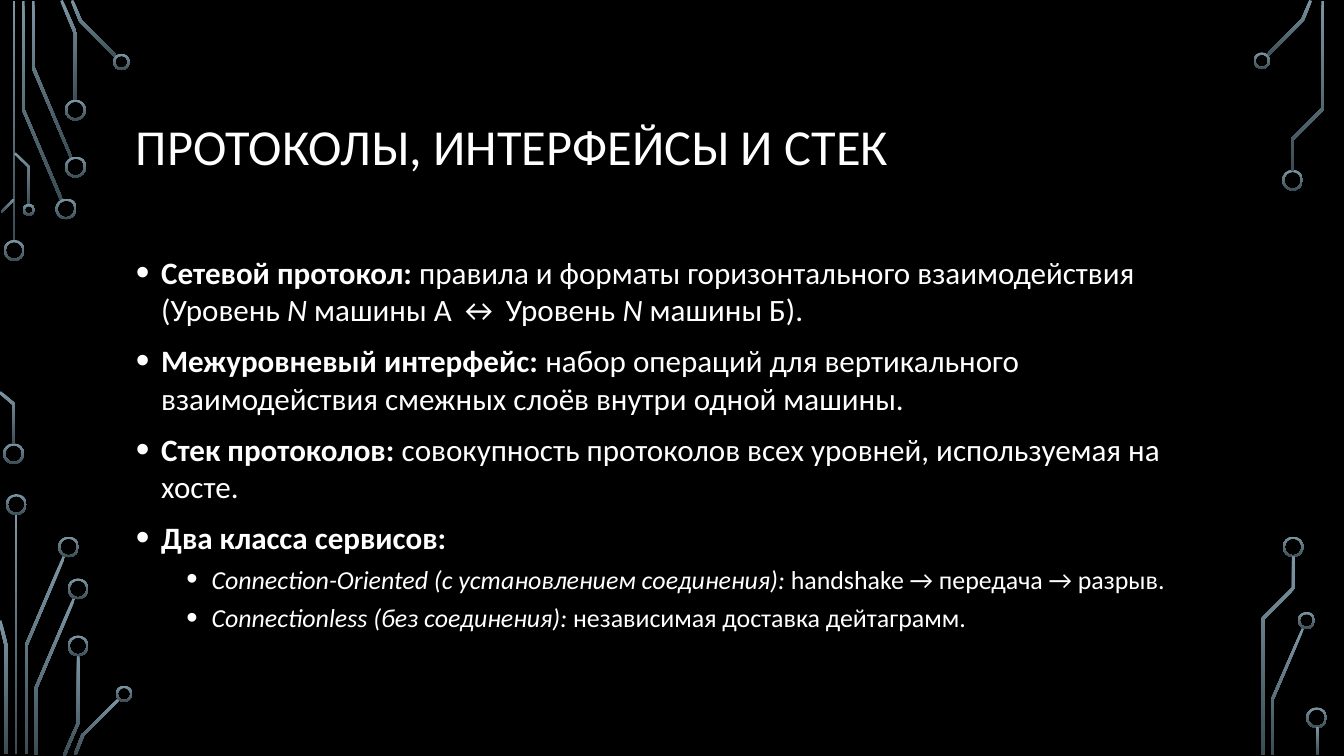
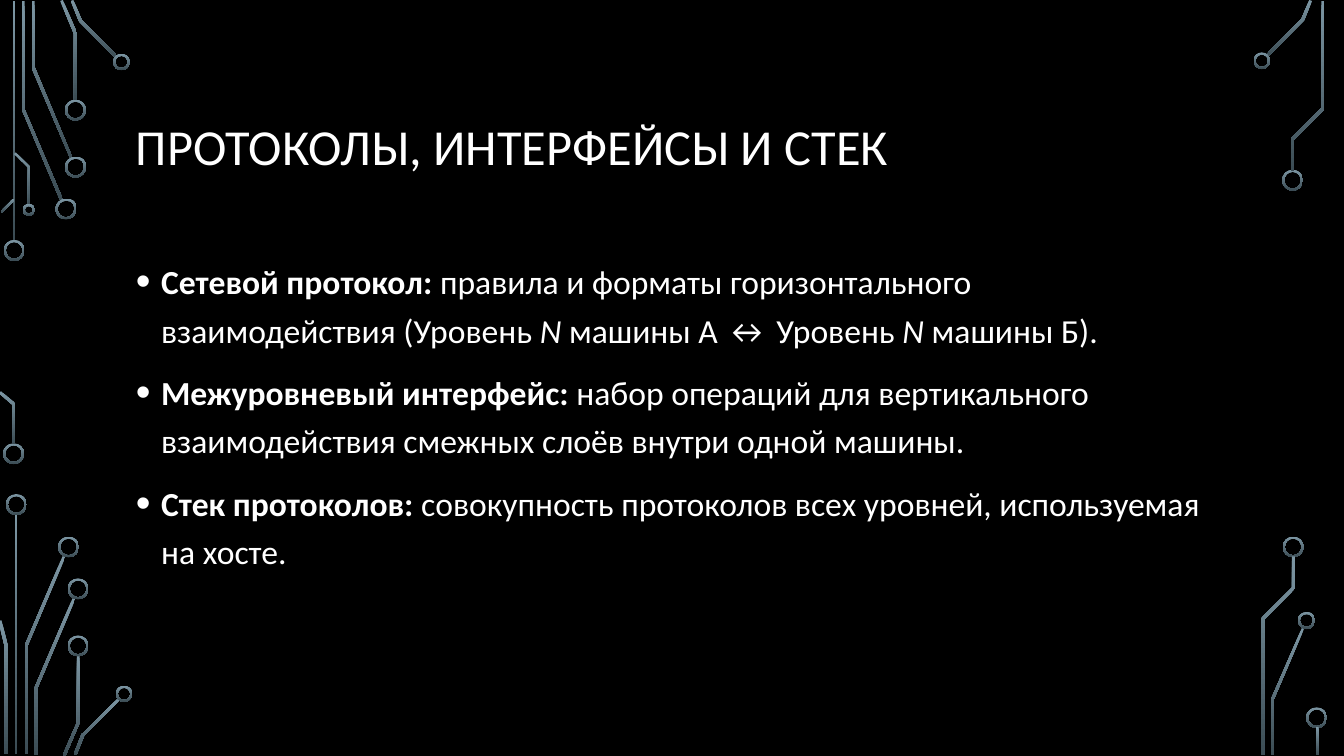
Before and after one commit to nhtgale/itn, a slide deck: slide 5 of 1.3 Architecture/1.3 Architecture.pptx. Drawn at 1344x756 pixels with LibreOffice and Linux fonts; fonts in the diff are those of the drawing; background and template pictures are left out. Boxes give left, top, right and bottom in pixels: in the first picture for what was removed or moved away, otherwise in the second. Text is boxed around its words. In the diff, an @@ line names an element or a change of style, - is before the commit and + after.

```diff
--- a/1.3 Architecture/1.3 Architecture.pptx
+++ b/1.3 Architecture/1.3 Architecture.pptx
@@ text "Сетевой протокол: правила и форматы ..." at <box>161,271,1199,565</box>: size 22.2 to 24 pt; line spacing 1 to 1.2 @@
@@ text at <box>161,529,1165,632</box>: paragraphs removed @@
-• Два класса сервисов:
-  • Connection-Oriented (с установлением соединения): handshake → передача → разрыв.
-  • Connectionless (без соединения): независимая доставка дейтаграмм.
```
Also in this commit, not shown: 4 other slides changed, 4 slides added, 11 other files.
